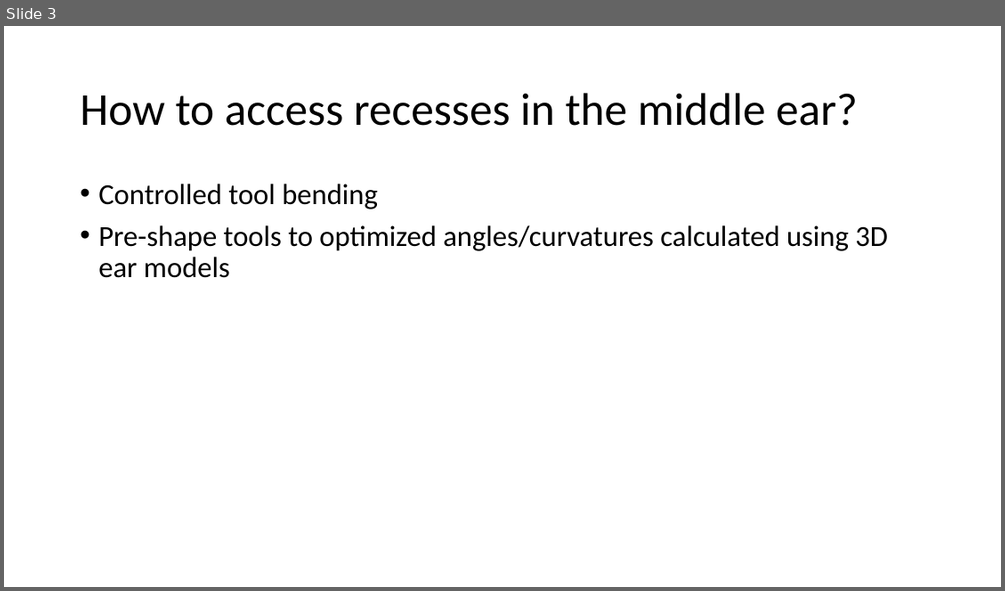
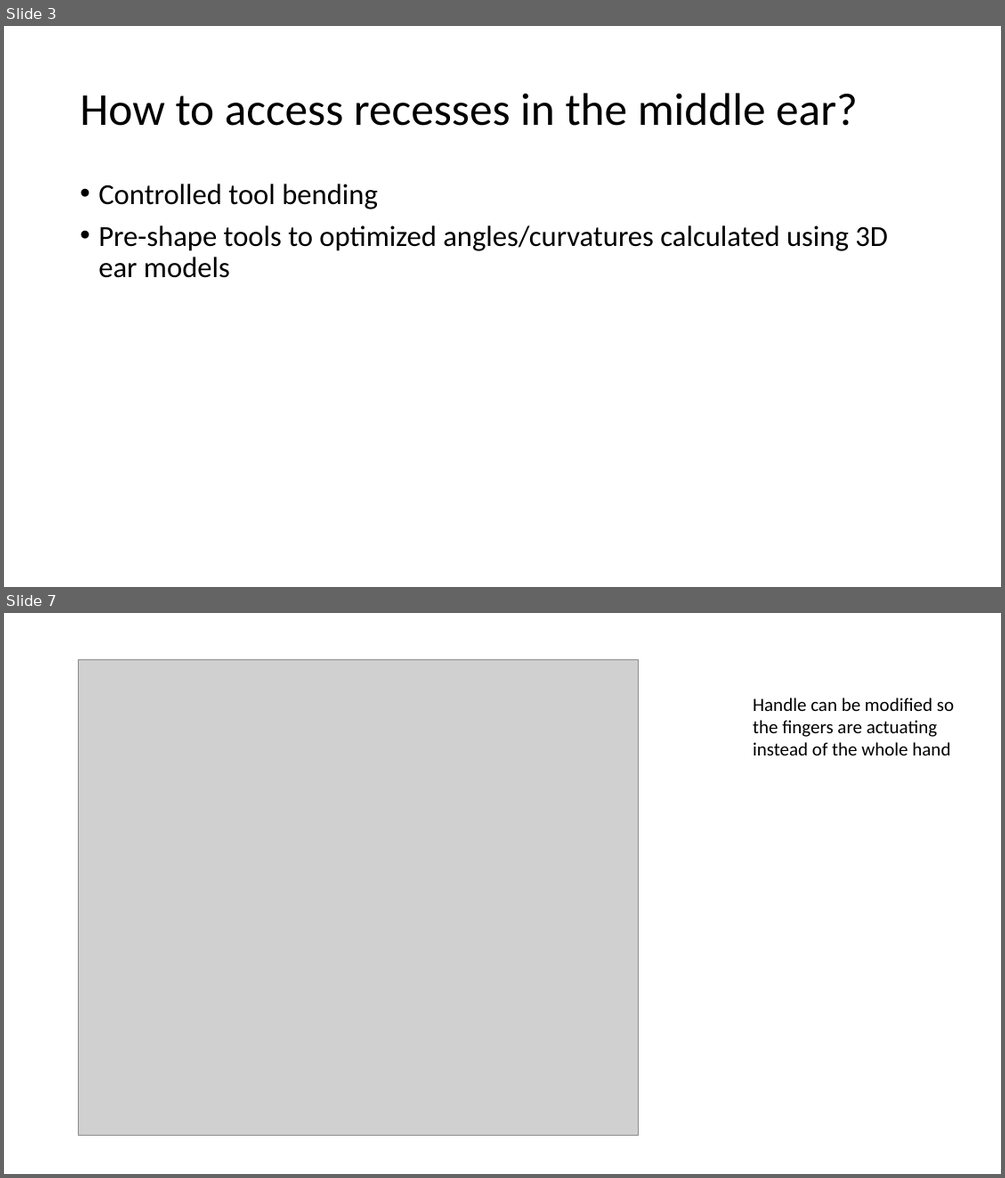
Before and after one commit to arushriswarup/Graduate-School, a slide deck: Instrument Ideas 16-Sep-2016.pptx. Shown one above the other, each under a label of ours: slide 3 before the commit, slides 3 and 7 after it; the slides between them are not shown. The pictures are 1005x591 and 1005x1178 pixels, drawn with LibreOffice and Linux fonts; fonts in the diff are those of the drawing; grey boxes stand for pictures. Boxes give left, top, right and bottom in pixels: in the first picture for what was removed or moved away, otherwise in the second. Text is boxed around its words. In the diff, an @@ line names an element or a change of style, - is before the commit and + after.

```diff
--- a/Instrument Ideas 16-Sep-2016.pptx
+++ b/Instrument Ideas 16-Sep-2016.pptx
@@ slide 7 added at (4,613,1001,1174), background #FFFFFF @@
@@ picture added at (78,660,639,1135) @@
@@ text added at (752,698,954,755), 18 pt, text #000000 @@
+Handle can be modified so the fingers are actuating instead of the whole hand
```
Also in this commit, not shown: 2 slides changed, 1 other slide added, 9 other files.
